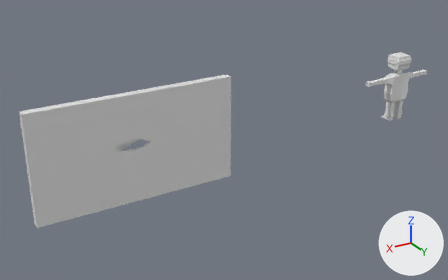
Two versions of the Blender file ActorV1.blend, one commit apart.
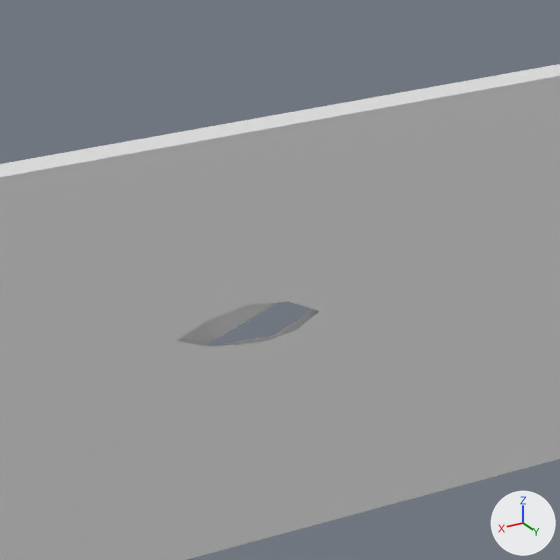
Each version is shown whole from a 50 mm lens placed at (15.42, 14.29, 7.84), pointed at (6.83, -0.02, 0.68), then close up on the part from 15% to 48% of the width and 21% to 74% of the height. The lights are fixed; the arrows at lower right show +X, +Y and +Z.

Script lines for the objects in view, before the commit:
```python
me_cube_001 = bpy.data.meshes.new('Cube.001')
me_cube_001.from_pydata(...)  # 37 vertices, 19 faces; spans x -2.73..2.73, y -0.11..0.11, z -1.46..1.46
me_cube_001.materials.append(mat_material_004)  # its picture is missing
me_cube_002 = bpy.data.meshes.new('Cube.002')
me_cube_002.from_pydata(...)  # a box spanning x -0.109..0.109, y -0.718..0.718, z -0.033..0.033
me_cube_002.materials.append(mat_material_001)  # its picture is missing
ob_plank = bpy.data.objects.new('Plank', me_cube_002)
ob_plank.location = (10.137, 0.654, 1.58)
ob_plank.rotation_euler = (1.571, -1.225, 0.0)  # degrees (90, -70, 0)
ob_ship = bpy.data.objects.new('Ship', me_cube_001)
ob_ship.location = (9.899, 0.802, 1.458)
ob_ship.rotation_euler = (0.0, 0.0, -3.142)  # degrees (0, 0, -180)
```
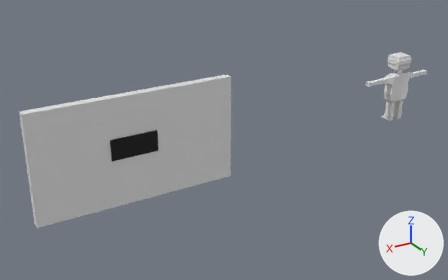
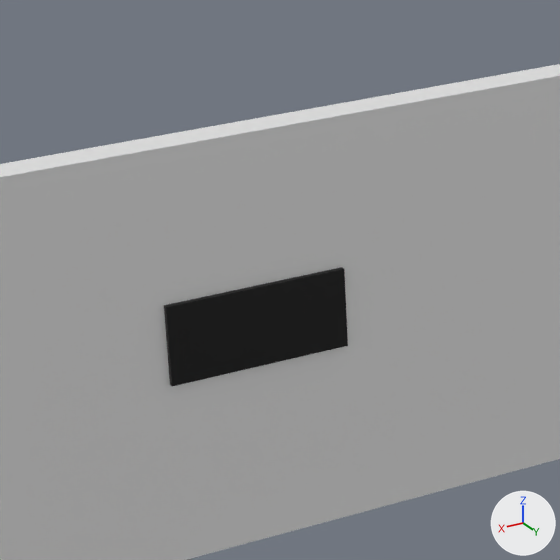
What the commit changed:
Material 'Material.005' (mat_material_005) is new.
Its base color is (0.0, 0.0, 0.0) (black #000000).
Mesh me_cube_003 is new.
It is a box spanning x -0.279..0.279, y -0.628..0.628, z -0.019..0.019.
It uses material mat_material_005 (black #000000).
Object 'HoleCover' (ob_holecover) is new; it shows me_cube_003.
Its parent is ob_ship.
Its matrix parent inverse is Matrix(((-1.0, 0.0, 0.0, 9.899), (0.0, -1.0, 0.0, 0.802), (0.0, 0.0, 1.0, -1.458), (0.0, 0.0, 0.0, 1.0))).
Its location is (10.0, 0.936, 1.583).
Its rotation in degrees is (-90, -90, 0).

Boxes (x1, y1, x2, y2) around the edits, measured in the close-ups (560 x 560 px):
'HoleCover', added (black)
    after: (164, 267, 348, 386)
'Plank', unchanged, covered by the edit
    before: (177, 302, 278, 346)
